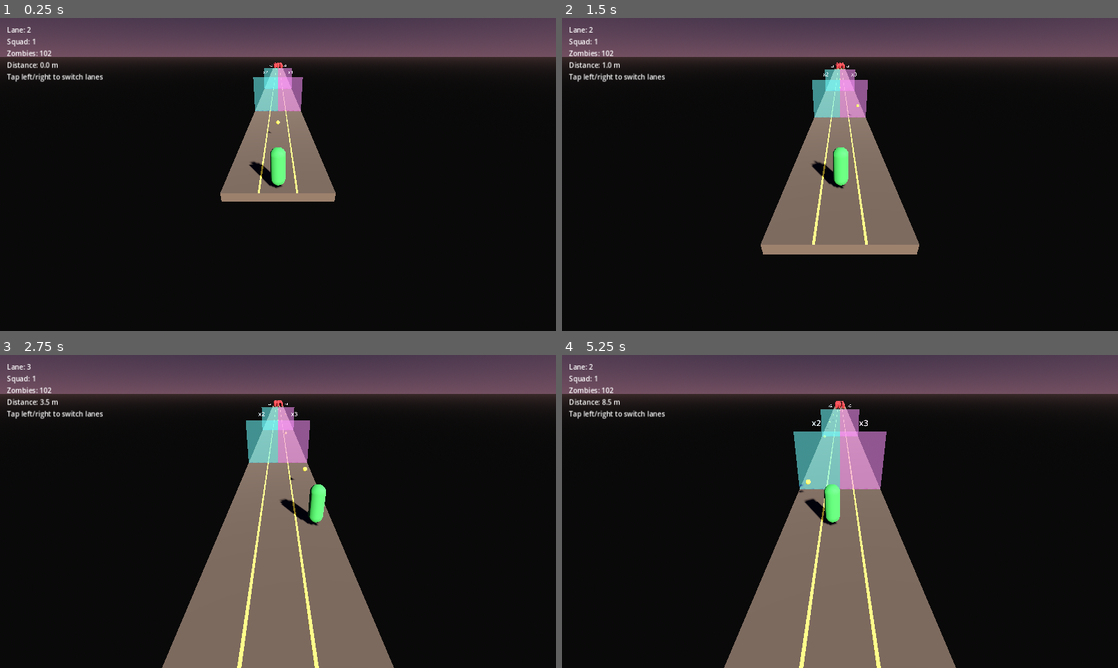
Above: before the commit, frames 1-4 (two rows, left to right).
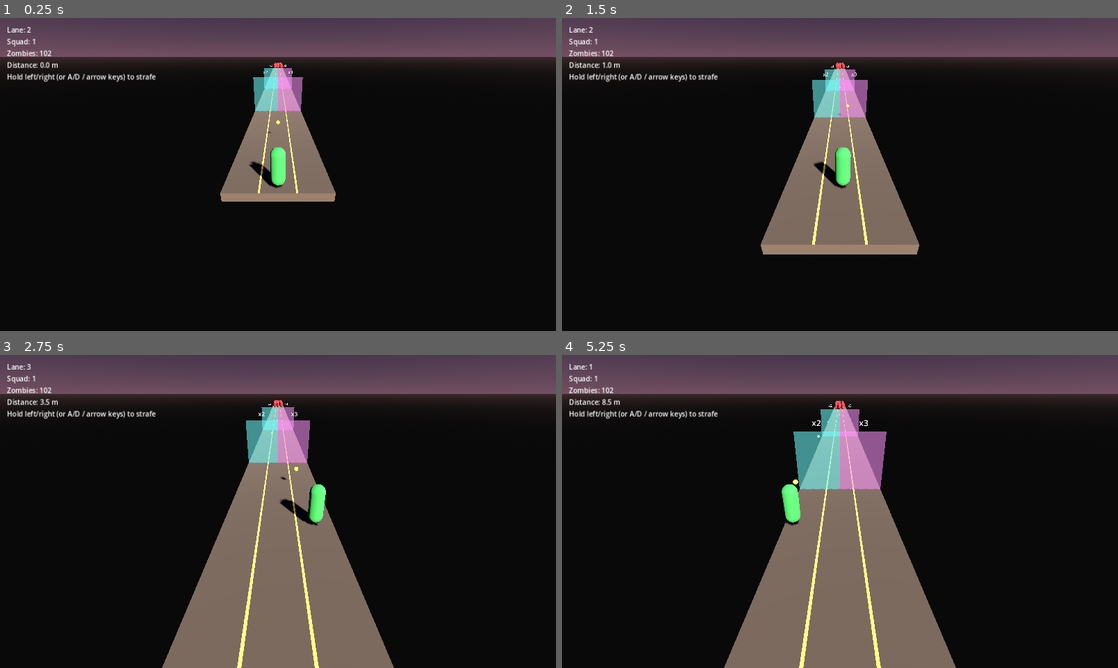
Above: after the commit, the same moments.

Repository: PawandeepSinghKhalsa/Hold-the-Line
Game: Godot game, scene res://scenes/main.tscn
The game is run twice, just before and just after one commit, with the same random seed, the same clock (stepped at 60 frames per second) and the same inputs.
Inputs (mouse positions are in pixels of both pictures, inside the frame that each line leads up to):
- Up to frame 1 (0.25 s): no input
- Up to frame 2 (1.5 s): move the mouse to (962, 158) at 0.52 s; hold D (move_right) 0.53-1.25 s; click (962, 158) at 0.67 s; drag from (728, 190) to (812, 237) at 1.27 s
- Up to frame 3 (2.75 s): move the mouse to (333, 442) at 2.02 s; hold D (move_right) from 2.03 s (still down)
- Up to frame 4 (5.25 s): release D (move_right) at 2.75 s; drag from (812, 574) to (673, 464) at 2.77 s; move the mouse to (1006, 558) at 3.52 s; hold A (move_left) 3.53-4.25 s; drag from (673, 464) to (756, 433) at 4.27 s; move the mouse to (867, 511) at 5.02 s; hold A (move_left) from 5.03 s (still down); click (867, 511) at 5.17 s

The runs differ from the first frame. In frame 1, 0.4% of the frame differs, in the area x 1-28%, y 17-21%; in frame 2, 0.6%; in frame 3, 0.4%; in frame 4, 1.2%, in the area x 1-51%, y 2-55%.
Error after the commit: Invalid access to property or key 'lane_index' on a base object of type 'CharacterBody3D (soldier.gd)'. (res://scripts/hud.gd:23)

Commit message:
Continuous hold-to-strafe instead of tap-to-switch lanes
Replace the discrete lane snap with analog lateral motion: while A/D
or an arrow key is held, the soldier strafes at STRAFE_SPEED (3.2 u/s)
until release, clamped to the bridge edges. Lanes are no longer
snap targets — they're just visual bands, and the HUD "Lane: N"
label now reports whichever of the three zones the soldier is
currently in (updated only on zone transitions to avoid spamming
the signal).

Touch input translates to the same model: a press on the left or
right half of the screen calls Input.action_press on the matching
action and holds it; release fires Input.action_release on both.
A drag across the midline flips direction. This lets mobile
sustained touches strafe continuously instead of single-shot tapping.

Everything downstream (gate X-sign detection, clone formation,
zombie chase) already worked off the soldier's raw position, so
no changes required in those systems.

https://claude.ai/code/session_01WNZkPqonAe5zQESFZUsP36

Diff:
--- a/scenes/hud.tscn
+++ b/scenes/hud.tscn
@@ -37,7 +37,7 @@
 
 [node name="HintLabel" type="Label" parent="Margin/VBox"]
 layout_mode = 2
-text = "Tap left/right to switch lanes"
+text = "Hold left/right (or A/D / arrow keys) to strafe"
 
 [node name="Banner" type="Label" parent="Margin/VBox"]
 layout_mode = 2
--- a/scripts/soldier.gd
+++ b/scripts/soldier.gd
@@ -1,39 +1,53 @@
 extends CharacterBody3D
 
-# Auto-walks forward on one of 3 lanes. Auto-fires bullets straight ahead
-# every FIRE_INTERVAL seconds. Player controls only lane via keyboard or
-# tap on left/right half of screen.
+# Auto-walks forward at FORWARD_SPEED. Player holds A/D or arrow keys to
+# strafe laterally at STRAFE_SPEED; release stops the sideways motion.
+# On mobile, holding a finger on the left or right half of the screen
+# presses the same action, so a sustained touch strafes continuously.
 
 signal lane_changed(new_lane: int)
 
-const LANE_LERP_SPEED := 20.0
+const STRAFE_SPEED := 3.2
+const BRIDGE_HALF_WIDTH := 2.1
 const FIRE_INTERVAL := 0.5
 const BULLET_SPAWN_OFFSET := Vector3(0, 0.9, -0.5)
 
 @export var bullet_scene: PackedScene
 
-var lane_index: int = 1
 var _fire_cooldown: float = 0.0
+var _touch_down: bool = false
+var _last_reported_lane: int = -1
 
 
 func _ready() -> void:
 	GameManager.reset()
 	add_to_group("soldier")
+	_emit_lane_for_current_x()
 
 
 func _unhandled_input(event: InputEvent) -> void:
 	if not GameManager.is_running:
 		return
-	if event is InputEventScreenTouch and event.pressed:
-		_handle_screen_tap(event.position.x)
+	if event is InputEventScreenTouch:
+		if event.pressed:
+			_touch_down = true
+			_update_touch_direction(event.position.x)
+		else:
+			_touch_down = false
+			Input.action_release("move_left")
+			Input.action_release("move_right")
+	elif event is InputEventScreenDrag and _touch_down:
+		_update_touch_direction(event.position.x)
 
 
-func _handle_screen_tap(screen_x: float) -> void:
-	var half_width := get_viewport().get_visible_rect().size.x / 2.0
+func _update_touch_direction(screen_x: float) -> void:
+	var half_width: float = get_viewport().get_visible_rect().size.x / 2.0
 	if screen_x < half_width:
-		_try_change_lane(-1)
+		Input.action_release("move_right")
+		Input.action_press("move_left")
 	else:
-		_try_change_lane(1)
+		Input.action_release("move_left")
+		Input.action_press("move_right")
 
 
 func _physics_process(delta: float) -> void:
@@ -41,17 +55,14 @@
 		velocity = Vector3.ZERO
 		return
 
-	if Input.is_action_just_pressed("move_left"):
-		_try_change_lane(-1)
-	if Input.is_action_just_pressed("move_right"):
-		_try_change_lane(1)
-
-	var target_x: float = GameManager.LANE_X_POSITIONS[lane_index]
-	var dx := target_x - position.x
-	velocity.x = dx * LANE_LERP_SPEED
+	var lateral: float = Input.get_axis("move_left", "move_right")
+	velocity.x = lateral * STRAFE_SPEED
 	velocity.z = -GameManager.FORWARD_SPEED
 
 	move_and_slide()
+	position.x = clamp(position.x, -BRIDGE_HALF_WIDTH, BRIDGE_HALF_WIDTH)
+
+	_emit_lane_for_current_x()
 
 	_fire_cooldown -= delta
 	if _fire_cooldown <= 0.0:
@@ -62,16 +73,25 @@
 func _shoot() -> void:
 	if bullet_scene == null:
 		return
-	var bullet := bullet_scene.instantiate()
+	var bullet_node: Node = bullet_scene.instantiate()
+	var bullet: Node3D = bullet_node as Node3D
+	if bullet == null:
+		return
 	get_tree().current_scene.add_child(bullet)
 	bullet.global_position = global_position + BULLET_SPAWN_OFFSET
 
 
-func _try_change_lane(delta_index: int) -> void:
-	var new_lane: int = clamp(lane_index + delta_index, 0, GameManager.LANE_COUNT - 1)
-	if new_lane != lane_index:
-		lane_index = new_lane
-		lane_changed.emit(lane_index)
+func _emit_lane_for_current_x() -> void:
+	# Map the continuous X to a "closest lane" index (0=left, 1=centre,
+	# 2=right) so the HUD can still show a lane indicator.
+	var lane: int = 1
+	if position.x < -0.75:
+		lane = 0
+	elif position.x > 0.75:
+		lane = 2
+	if lane != _last_reported_lane:
+		_last_reported_lane = lane
+		lane_changed.emit(lane)
 
 
 func take_melee_hit() -> void:
